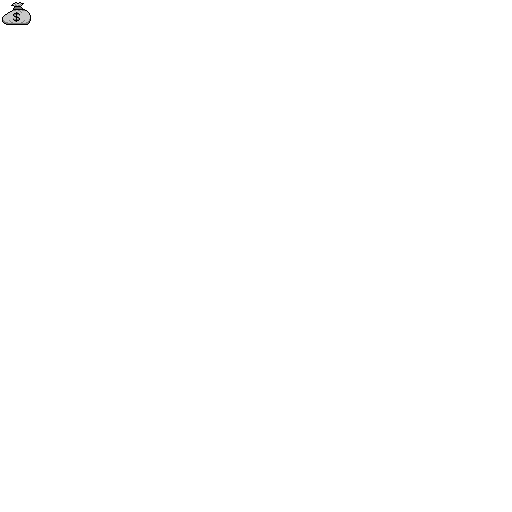
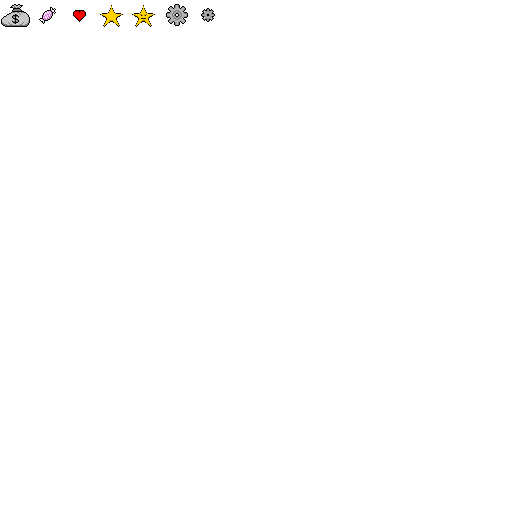
Before/after of a 512 × 512 layered artwork. What changed in the layer stack:
removed layer "Floated Layer" over <box>2,2,31,25</box>
painted on "Background" over <box>1,4,215,27</box>
